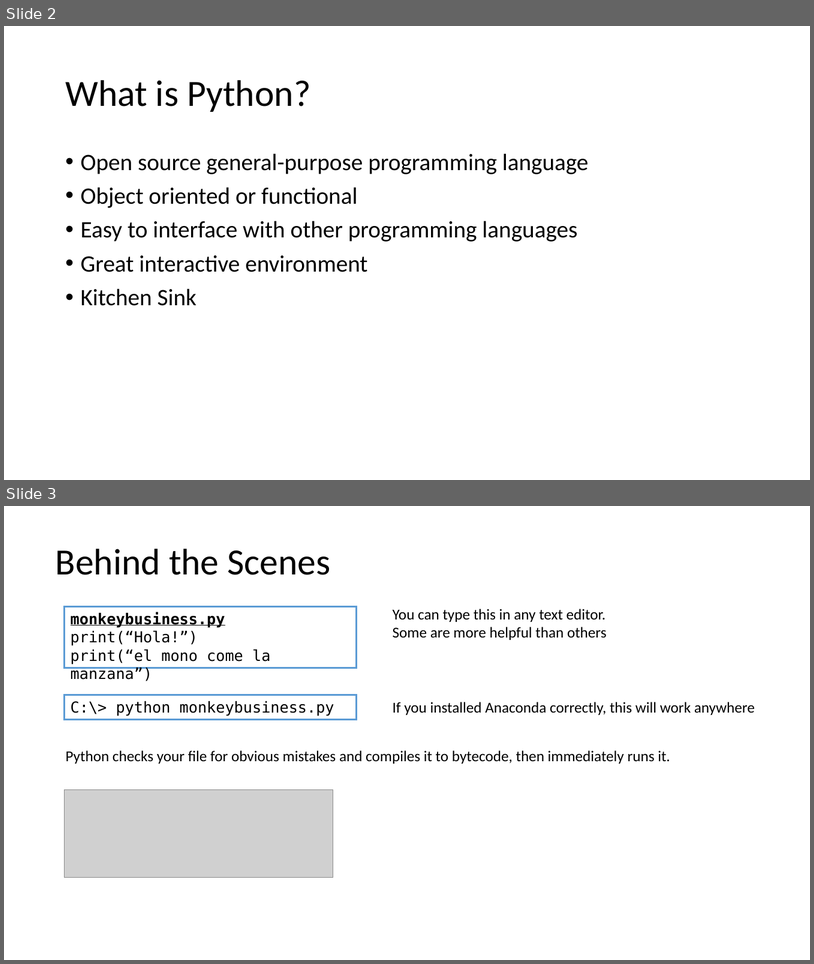
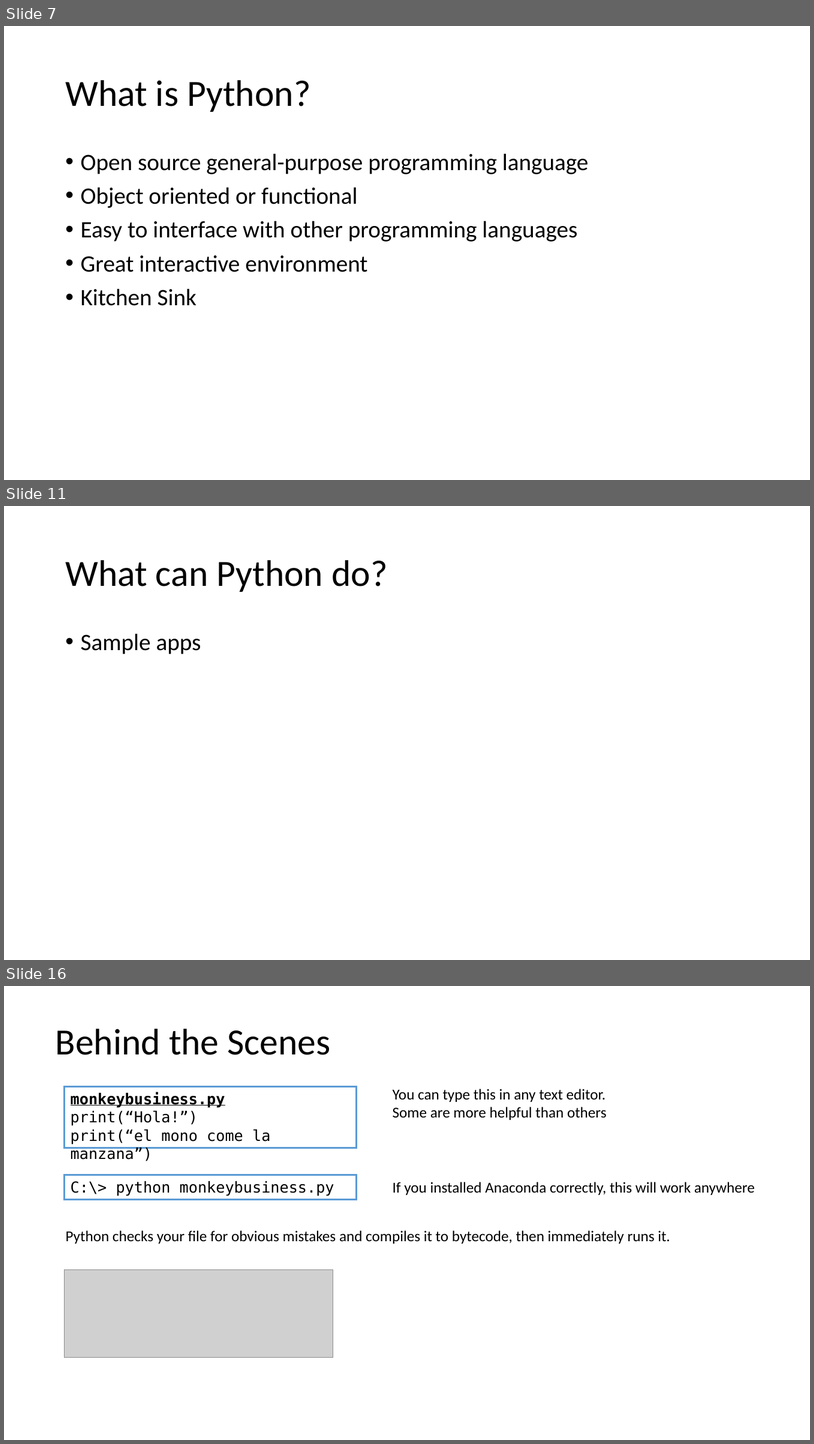
Before and after one commit to LimnoTech/Python-Data-Analysis-Course, a slide deck: Day1/IntroToPython/IntroToPython.pptx. Shown one above the other, each under a label of ours: slides 2 and 3 before the commit, slides 7, 11 and 16 after it; the slides between them are not shown. The pictures are 814x964 and 814x1444 pixels, drawn with LibreOffice and Linux fonts; fonts in the diff are those of the drawing; grey boxes stand for pictures. Boxes give left, top, right and bottom in pixels: in the first picture for what was removed or moved away, otherwise in the second. Text is boxed around its words. In the diff, an @@ line names an element or a change of style, - is before the commit and + after.

```diff
--- a/Day1/IntroToPython/IntroToPython.pptx
+++ b/Day1/IntroToPython/IntroToPython.pptx
@@ slide 11 added at [4,506,810,960], background #FFFFFF @@
@@ title added at [65,560,387,592], 44 pt, text #000000 @@
+What can Python do?
@@ text added at [81,633,201,654], 28 pt, text #000000 @@
+• Sample apps
@@ what was slide 2 is now slide 7 @@
@@ what was slide 3 is now slide 16 @@
```
Also in this commit, not shown: 13 other slides added, 1 other file.
